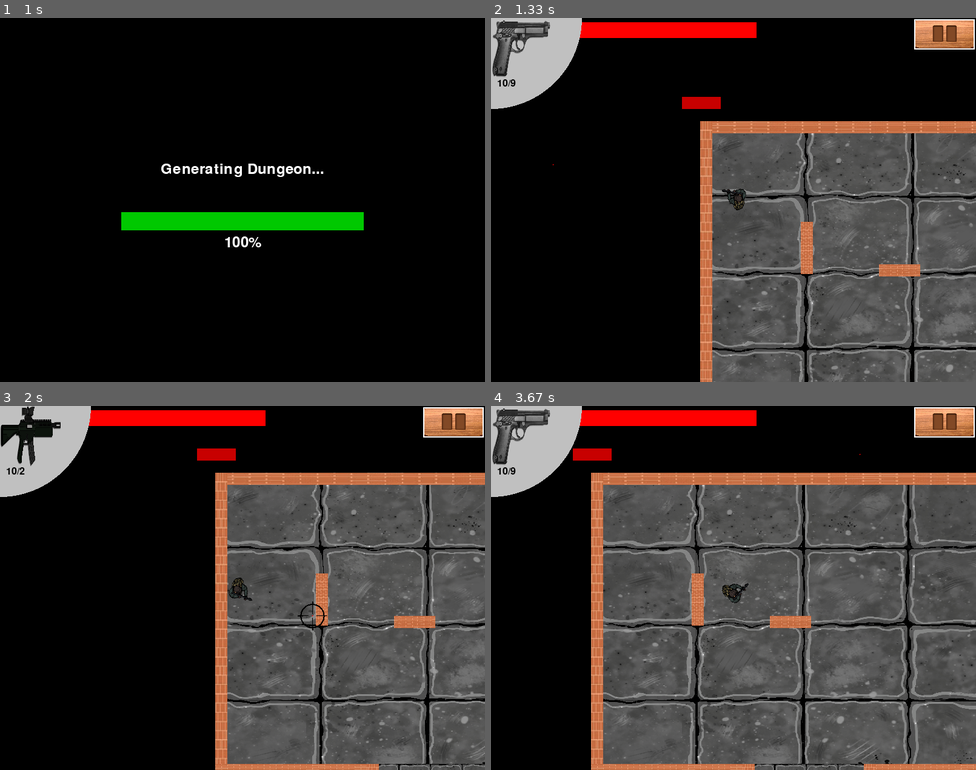
Above: before the commit, frames 1-4 (two rows, left to right).
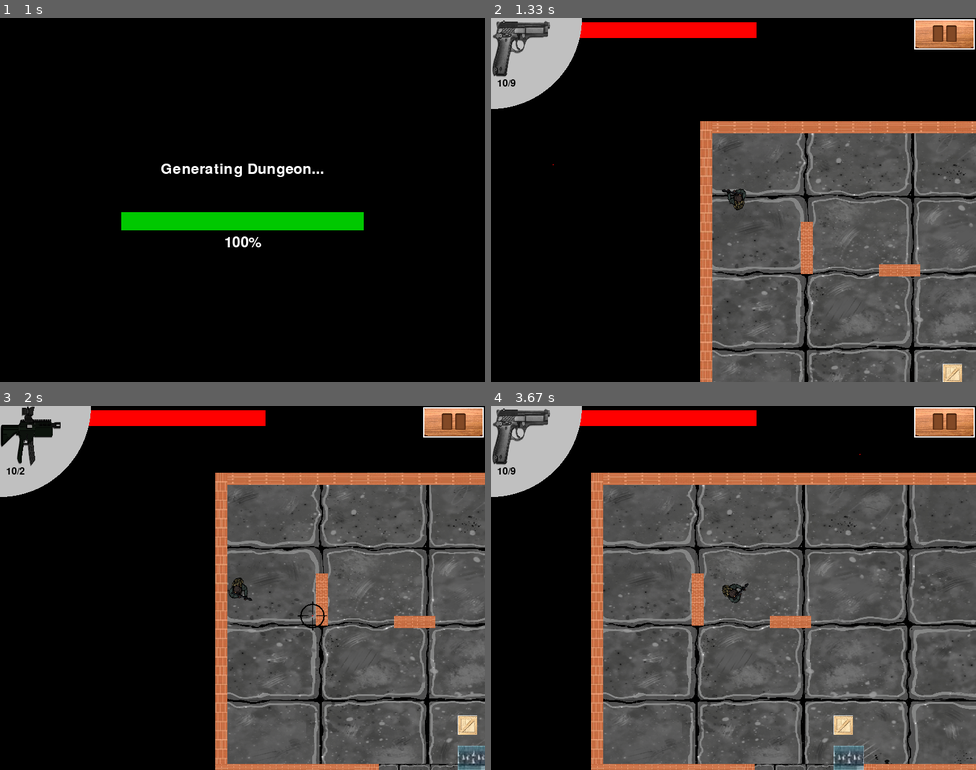
Above: after the commit, the same moments.

Repository: ML642/Pygame-Project
Game: pygame game, started from Maingame.py
Same seed, same stepped clock (60 frames per second), same inputs: the game is played once before the commit and once after it.
Inputs (mouse positions are in pixels of both pictures, inside the frame that each line leads up to):
- Up to frame 1 (1 s): tap Enter at 0.33 s; hold Left from 0.67 s (still down)
- Up to frame 2 (1.33 s): release Left at 1.2 s; hold Down from 1.23 s (still down); move the mouse to (554, 163) at 1.27 s
- Up to frame 3 (2 s): release Down at 1.53 s; hold Left 1.57-1.97 s; move the mouse to (310, 617) at 1.6 s; tap 2 at 1.72 s
- Up to frame 4 (3.67 s): hold Up 2-2.37 s; move the mouse to (607, 700) at 2.03 s; tap 3 at 2.15 s; hold Right 2.4-3.03 s; move the mouse to (578, 638) at 2.43 s; hold Down 3.07-3.43 s; move the mouse to (859, 453) at 3.1 s; tap 2 at 3.22 s; tap 1 at 3.47 s

Frame 1 is identical in both runs. In frame 2, 0.5% of the frame differs, in the area x 39-98%, y 21-100%; in frame 3, 0.8%; in frame 4, 0.8%, in the area x 16-77%, y 11-100%.

Commit message:
interactive objects 1

Diff:
--- a/Maingame.py
+++ b/Maingame.py
@@ -25,10 +25,12 @@
 
 
 interactive_objects = pygame.sprite.Group()
-wall = DestructibleObject(x=5, y=5, width=32, height=32, hp=100, k=2)
-spike = SpikeTrap(x=10, y=5, width=32, height=10, damage=15, k=2)
-barrel = ExplosiveBarrel(x=15, y=5, width=32, height=32, hp=50, explosion_radius=64, explosion_damage=30, k=2)
-interactive_objects.add(wall, spike, barrel)
+wall = DestructibleObject(x=450, y=450, width=32, height=32, hp=100 )
+spike = SpikeTrap(x=450, y=500, width=50, height=40, damage=1, k=1)
+barrel = ExplosiveBarrel(x=1150, y=450, width=32, height=32, hp=50, explosion_radius=640, explosion_damage=50, k=1)
+interactive_objects.add(wall, barrel)
+Spikes = pygame.sprite.Group()
+Spikes.add(spike)
 
 screen_width = 800
 screen_height = 600
@@ -170,22 +172,10 @@
 
     return 0
 
-OFFSET3 = 353
-OFFSET2 = 1000
-OFFSET = 700
-OFFSETY = (scale_y-1) * 2
+
 player = Player (scale_x,scale_y , current_settings["difficulty"])
-#############################
-
-
 walls = pygame.sprite.Group()
-# walls = generate_room(int((-300 - ROOM_WIDTH) + int(OFFSET) * ( scale_x -1 ) )  ,int( 50 ), 7, 1, scale_x ,scale_y )  # initiate first room
-# floors.add(Floor((-300 - 700) - int(OFFSET2) * (scale_x -1 ),  50 * scale_y  , scale_x , scale_y))
-# floors.add(Floor_Hallway((-300) -  int(OFFSET3) *(scale_x -1), (50 + 195) * scale_y, 400 , 90  , scale_x , scale_y))
-
-
-
-#############################
+
 
 
 
@@ -383,6 +373,8 @@
         if mouse_buttons[0] and Stopbutton.rect.collidepoint(pygame.mouse.get_pos()):
             stop = True
             pause_menu(scale_x, scale_y, current_settings)
+
+
         player.update(walls)
         camera.update(player)
 
@@ -421,9 +413,20 @@
             screen.blit(wall.image, camera.apply(wall))
         for enemy in enemies:
             screen.blit(enemy.image, camera.apply(enemy))
+        for spike in Spikes :
+            print(spike.rect.x , spike.rect.y)
+            screen.blit(spike.image, camera.apply(spike))
+            if player.rect.colliderect(spike.rect) and not player.invincible:
+                player.health -= spike.damage
+                spike.apply_damage(player)
+
         screen.blit(rotated_image, rotated_rect.topleft + pygame.math.Vector2(camera.camera.topleft))
 
+
+
+
         for enemy in enemies:
+
             # Check if cooldown has passed
             current_time = pygame.time.get_ticks()
             if current_time - enemy.last_shot_time >= enemy.shoot_cooldown:
@@ -498,12 +501,18 @@
                         for (x, y) in tear.trail_positions
                     ]
                     pygame.draw.lines(screen, (255, 200, 100), False, trail_points, 2)
-        enemies.update(player, walls)
 
         for tear in player.tears[:]:
             tear.update()
             for wall in walls:
                 if tear.rect.colliderect(wall.rect):
+                    if isinstance(wall , ExplosiveBarrel):
+
+                        wall.take_damage(FIRE_MODES[player.current_mode]["damage"] , enemies , player,interactive_objects)
+
+                    elif isinstance(wall, DestructibleObject):
+                        wall.take_damage(FIRE_MODES[player.current_mode]["damage"])
+
                     player.tears.remove(tear)
                     break
         for enemy in enemies:
@@ -511,11 +520,11 @@
             player.health -= 1
         for drop in drops:
             screen.blit(drop.image, camera.apply(drop))
+        enemies.update(player, walls)
         for obj in interactive_objects:
-                if hasattr(obj, "draw"):
-                    obj.draw(screen)
-                else:
-                    screen.blit(obj.image, camera.apply(obj))
+             walls.add(obj)
+             screen.blit(obj.image, camera.apply(obj))
+
 
         # Health and UI elements (drawn without camera offset)
         font = pygame.font.SysFont(None, int(36 * scale_x))
--- a/interactive_objects.py
+++ b/interactive_objects.py
@@ -3,16 +3,19 @@
 import math
 
 class DestructibleObject(pygame.sprite.Sprite):
-    def __init__(self, x, y, width, height, hp, color=(150, 150, 150), k=1):
+    def __init__(self, x, y, width, height, hp, color=(150, 150, 150), scale_x = 1, scale_y = 1):
         super().__init__()
         self.hp = hp
         self.max_hp = hp
-        self.image = pygame.Surface((width * k, height * k))
-        self.image.fill(color)
-        self.rect = self.image.get_rect(topleft=(x * k, y * k))
+        self.image = pygame.image.load('images/destructable_object.png').convert_alpha()
 
-    def take_damage(self, amount_blyat):
-        self.hp -= amount_blyat
+        self.image = pygame.transform.scale(self.image, (width * scale_x, height * scale_y))
+
+
+        self.rect = self.image.get_rect(topleft=(x * scale_x, y *  scale_y))
+
+    def take_damage(self, amount):
+        self.hp -= amount
         if self.hp <= 0:
             self.kill()
 
@@ -28,8 +31,8 @@
     def __init__(self, x, y, width, height, damage=10, k=1):
         super().__init__()
         self.damage = damage
-        self.image = pygame.Surface((width * k, height * k))
-        self.image.fill((200, 0, 0))
+        self.image = pygame.image.load('images/spikes.jpg').convert_alpha()
+        self.image = pygame.transform.scale(self.image, (width * k, height * k))
         self.rect = self.image.get_rect(topleft=(x * k, y * k))
 
     def apply_damage(self, target):
@@ -39,20 +42,39 @@
 
 class ExplosiveBarrel(DestructibleObject):
     def __init__(self, x, y, width, height, hp=40, explosion_radius=100, explosion_damage=25, k=1):
-        super().__init__(x, y, width, height, hp, color=(255, 100, 0), k=k)
+        super().__init__(x, y, width, height, hp, color=(255, 100, 0), scale_x=k ,scale_y=k)
         self.explosion_radius = explosion_radius * k
         self.explosion_damage = explosion_damage
-
-    def take_damage(self, amount, enemies_group=None):
+        self.image = pygame.image.load('images/explosive.png').convert_alpha()
+        self.image = pygame.transform.scale(self.image, (width * k, height * k))
+    def take_damage(self, amount, enemies_group=None,player=None , objects = None):
+        print("ouch")
         self.hp -= amount
         if self.hp <= 0:
-            if enemies_group:
-                self.explode(enemies_group)
+
+            self.explode(enemies_group, player, objects)
             self.kill()
 
-    def explode(self, enemies_group):
-        for enemy in enemies_group:
-            if hasattr(enemy, "take_damage"):
+    def explode(self, enemies_group = None, player=None, objects=None):
+        print("BOOM!")
+
+        if enemies_group :
+            for enemy in enemies_group:
                 distance = math.hypot(self.rect.centerx - enemy.rect.centerx, self.rect.centery - enemy.rect.centery)
-                if distance <= self.explosion_radius:
-                    enemy.take_damage(self.explosion_damage)
+                if hasattr(enemy, "take_damage"):
+                    if distance <= self.explosion_radius:
+                        enemy.take_damage(self.explosion_damage)
+                else :
+                    distance = math.hypot(self.rect.centerx - enemy.rect.centerx, self.rect.centery - enemy.rect.centery)
+                    if distance <= self.explosion_radius:
+                        enemy.health -= self.explosion_damage
+        if player:
+            distance = math.hypot(self.rect.centerx - player.rect.centerx, self.rect.centery - player.rect.centery)
+            if distance <= self.explosion_radius:
+                        player.health -= self.explosion_damage
+        if objects:
+            for object in objects:
+                distance = math.hypot(self.rect.centerx - object.rect.centerx, self.rect.centery - object.rect.centery)
+                if hasattr(object, "take_damage"):
+                 if distance <= self.explosion_radius:
+                    object.take_damage(self.explosion_damage)
Binary file added: images/destructable_object.png
Binary file added: images/explosive.png
Binary file added: images/spikes.jpg
